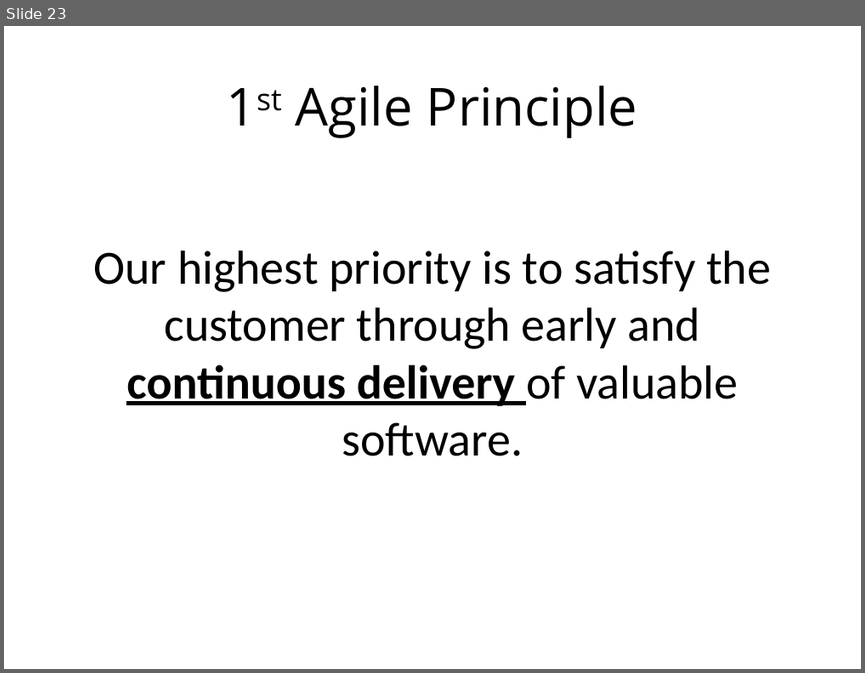
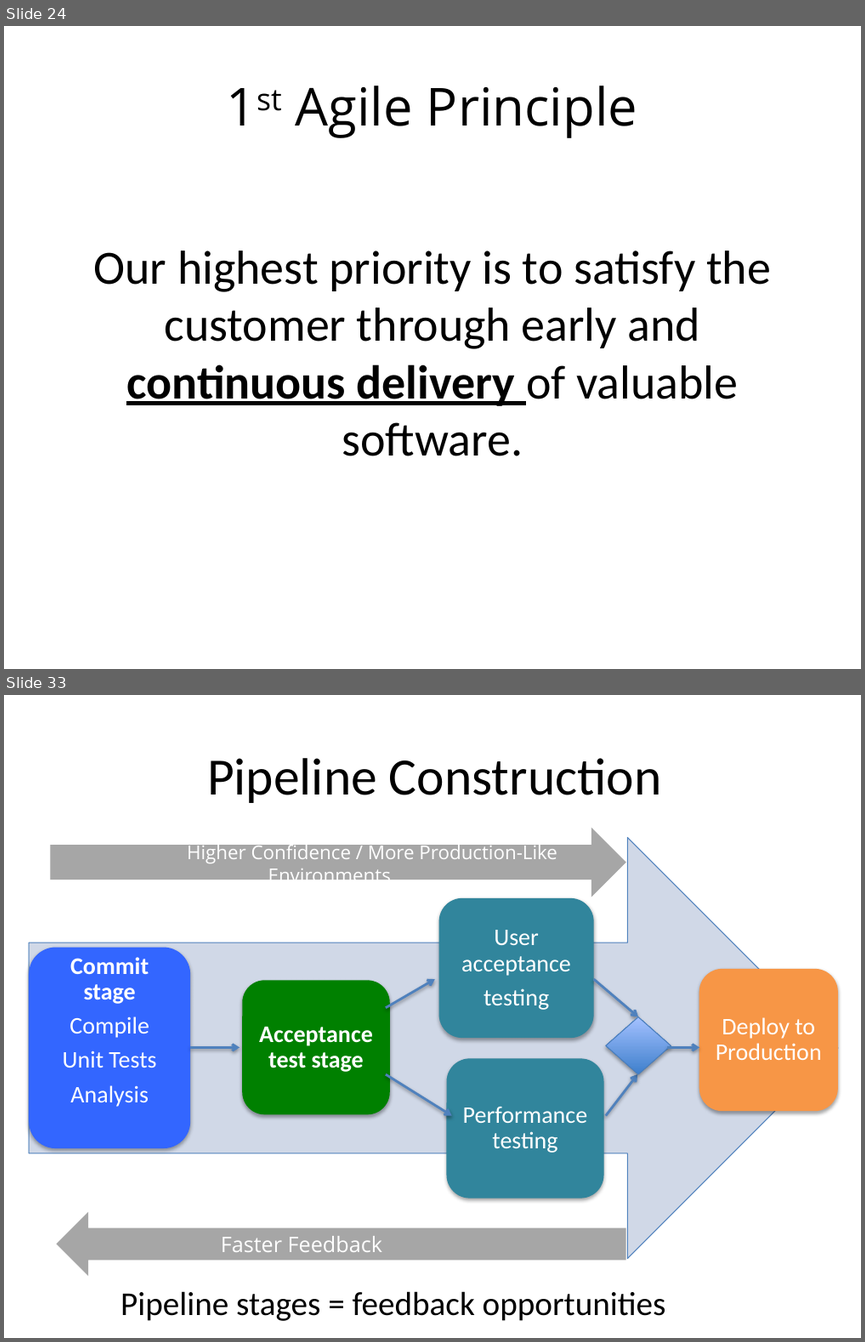
Before and after one commit to browngeek666/DevOpsPres, a slide deck: ALFDevOps.pptx. Shown one above the other, each under a label of ours: slide 23 before the commit, slides 24 and 33 after it; the slides between them are not shown. The pictures are 865x673 and 865x1342 pixels, drawn with LibreOffice and Linux fonts; fonts in the diff are those of the drawing. Boxes give left, top, right and bottom in pixels: in the first picture for what was removed or moved away, otherwise in the second. Text is boxed around its words. In the diff, an @@ line names an element or a change of style, - is before the commit and + after.

Commit message:
Completed 2nd Way - CD/Deployment Pipeline

```diff
--- a/ALFDevOps.pptx
+++ b/ALFDevOps.pptx
@@ slide 33 added at [4, 695, 861, 1338], background #FFFFFF @@
@@ title added at [207, 758, 661, 803], 44 pt, text #000000 @@
+Pipeline Construction
@@ right arrow added at [50, 827, 626, 896], fill #A6A6A6, 16 pt, text #FFFFFF @@
+Higher Confidence / More Production-Like Environments
@@ arrow added from (386, 1008) to (435, 979), #4F81BD 2 pt @@
@@ arrow added from (594, 979) to (638, 1017), #4F81BD 2 pt @@
@@ diamond added at [606, 1017, 670, 1075], fill gradient #3F80CE to #A4C4FF, outline #4B7EBC 0.75 pt @@
@@ group added at [29, 837, 838, 1258]: 5 rounded rectangles, 5 texts, 1 right arrow @@
+Commit stage
+Compile
+Unit Tests
+Analysis
+Acceptance test stage
+User acceptance
+testing
+Performance testing
+Deploy to Production
@@ arrow added from (191, 1047) to (239, 1047), #4F81BD 2 pt @@
@@ arrow added from (667, 1047) to (699, 1047), #4F81BD 2 pt @@
@@ arrow added from (386, 1075) to (452, 1116), #4F81BD 2 pt @@
@@ arrow added from (606, 1116) to (637, 1075), #4F81BD 2 pt @@
@@ left arrow added at [56, 1212, 626, 1276], fill #A6A6A6, 18 pt, text #FFFFFF @@
+Faster Feedback
@@ text added at [120, 1291, 666, 1321], 28 pt, text #000000 @@
+Pipeline stages = feedback opportunities
@@ what was slide 23 is now slide 24 @@
```
Also in this commit, not shown: 2 slides changed, 15 other slides added.
